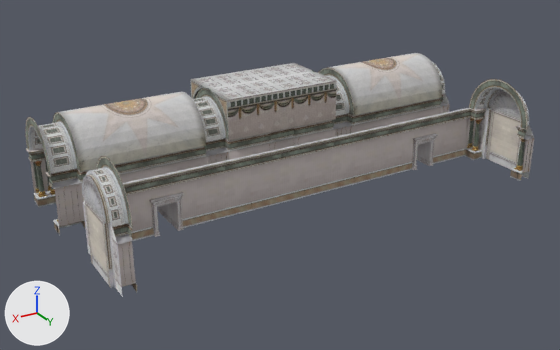
The OBJ model LP 3D/Hallway.obj, before and after one commit.
Rendered twice from a 50 mm camera at (38.1, 90.1, 32.0) aimed at (2.1, 30.1, 2.0). Arrows for +X, +Y and +Z are at lower left; the lights stay in place. Where no turn or scale is listed for an object, it has been applied to the vertices.

In view in the first picture: 'Box019', 'Box021', 'Gang_Cap_Bogen008', 'Gang_Cap_Bogen009', 'Gang_Dach_Ecke004', 'Gang_Endstck081', 'Gang_Endstck082', 'Gang_Endstck084', 'Gang_Endstck085', 'Gang_Wand_Statue012', 'Object051', 'Object052'.
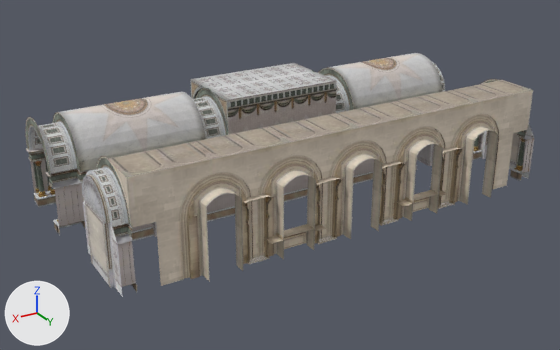
Where the change shows, as pixel boxes [x1, y1, x2, y2] in the pictures (560 x 350 px):
'WindowWalk_Endstck005', added
    after: [107, 142, 224, 286]
'Box025', added
    after: [193, 127, 300, 271]
'Box022', added
    after: [267, 114, 368, 250]
'Box023', added
    after: [334, 102, 430, 231]
'Box024', added
    after: [394, 90, 487, 214]
'WindowWalk_Endstck004', added
    after: [450, 80, 533, 198]
'fensterbrett015', added (brown)
    after: [263, 224, 326, 253]
'fensterbrett014', added (brown)
    after: [393, 190, 448, 216]
'WindowWalk_Sule009', added
    after: [316, 177, 341, 244]
'WindowWalk_Sule008', added
    after: [244, 194, 271, 264]
'WindowWalk_Sule006', added
    after: [379, 161, 404, 226]
'WindowWalk_Sule007', added
    after: [438, 147, 462, 209]
'Box021', unchanged, covered by the edit
    before: [123, 108, 470, 241]
    after: [131, 157, 374, 241]
'Gang_Cap_Bogen008', unchanged, covered by the edit
    before: [474, 88, 534, 179]
    after: [478, 125, 534, 179]
'Gang_Wand_Statue012', unchanged, covered by the edit
    before: [229, 120, 335, 160]
'Box019', unchanged, covered by the edit
    before: [79, 146, 208, 221]
    after: [79, 168, 96, 221]

Edits to the bpy script that builds the scene:
```text
Add ob_windowwalk_sule009:
    ob_windowwalk_sule009 = bpy.data.objects.new('WindowWalk_Sule009', me_windowwalk_sule009)  # 52 vertices, 76 faces; spans x 2.42..4.82, y 39.8..40.77, z -0.01..5.73; in mat_material__1203 (picture img_bricks_lp_jpg)
    ob_windowwalk_sule009.location = (0.0, 0.0, 0.0)
Add ob_windowwalk_sule008:
    ob_windowwalk_sule008 = bpy.data.objects.new('WindowWalk_Sule008', me_windowwalk_sule008)  # 52 vertices, 76 faces; spans x 9.29..11.69, y 39.8..40.77, z -0.01..5.73; in mat_material__1203 (picture img_bricks_lp_jpg)
    ob_windowwalk_sule008.location = (0.0, 0.0, 0.0)
Add ob_windowwalk_sule007:
    ob_windowwalk_sule007 = bpy.data.objects.new('WindowWalk_Sule007', me_windowwalk_sule007)  # 52 vertices, 76 faces; spans x -11.32..-8.92, y 39.8..40.77, z -0.01..5.73; in mat_material__1203 (picture img_bricks_lp_jpg)
    ob_windowwalk_sule007.location = (0.0, 0.0, 0.0)
Add ob_windowwalk_sule006:
    ob_windowwalk_sule006 = bpy.data.objects.new('WindowWalk_Sule006', me_windowwalk_sule006)  # 52 vertices, 76 faces; spans x -4.45..-2.05, y 39.8..40.77, z -0.01..5.73; in mat_material__1203 (picture img_bricks_lp_jpg)
    ob_windowwalk_sule006.location = (0.0, 0.0, 0.0)
Add ob_windowwalk_endstck005:
    ob_windowwalk_endstck005 = bpy.data.objects.new('WindowWalk_Endstck005', me_windowwalk_endstck005)  # 75 vertices, 115 faces; spans x 13.92..21.06, y 36.09..41.55, z -0.01..9.74; in mat_material__1203 (picture img_bricks_lp_jpg)
    ob_windowwalk_endstck005.location = (0.0, 0.0, 0.0)
Add ob_windowwalk_endstck004:
    ob_windowwalk_endstck004 = bpy.data.objects.new('WindowWalk_Endstck004', me_windowwalk_endstck004)  # 75 vertices, 115 faces; spans x -20.69..-13.55, y 36.09..41.55, z -0.01..9.74; in mat_material__1203 (picture img_bricks_lp_jpg)
    ob_windowwalk_endstck004.location = (0.0, 0.0, 0.0)
Add ob_fensterbrett015:
    ob_fensterbrett015 = bpy.data.objects.new('fensterbrett015', me_fensterbrett015)  # 50 vertices, 72 faces; spans x 4.38..9.73, y 39.9..41.55, z -0.01..2.07; in mat_material__1203 (picture img_bricks_lp_jpg)
    ob_fensterbrett015.location = (0.0, 0.0, 0.0)
Add ob_fensterbrett014:
    ob_fensterbrett014 = bpy.data.objects.new('fensterbrett014', me_fensterbrett014)  # 50 vertices, 72 faces; spans x -9.36..-4.01, y 39.9..41.55, z -0.01..2.07; in mat_material__1203 (picture img_bricks_lp_jpg)
    ob_fensterbrett014.location = (0.0, 0.0, 0.0)
Add ob_box025:
    ob_box025 = bpy.data.objects.new('Box025', me_box025)  # 107 vertices, 171 faces; spans x 7.06..13.93, y 36.09..41.55, z -0.01..9.74; in mat_material__1203 (picture img_bricks_lp_jpg)
    ob_box025.location = (0.0, 0.0, 0.0)
Add ob_box024:
    ob_box024 = bpy.data.objects.new('Box024', me_box024)  # 107 vertices, 171 faces; spans x -13.55..-6.68, y 36.09..41.55, z -0.01..9.74; in mat_material__1203 (picture img_bricks_lp_jpg)
    ob_box024.location = (0.0, 0.0, 0.0)
Add ob_box023:
    ob_box023 = bpy.data.objects.new('Box023', me_box023)  # 107 vertices, 171 faces; spans x -6.68..0.19, y 36.09..41.55, z -0.01..9.74; in mat_material__1203 (picture img_bricks_lp_jpg)
    ob_box023.location = (0.0, 0.0, 0.0)
Add ob_box022:
    ob_box022 = bpy.data.objects.new('Box022', me_box022)  # 107 vertices, 171 faces; spans x 0.19..7.06, y 36.09..41.55, z -0.01..9.74; in mat_material__1203 (picture img_bricks_lp_jpg)
    ob_box022.location = (0.0, 0.0, 0.0)
```
